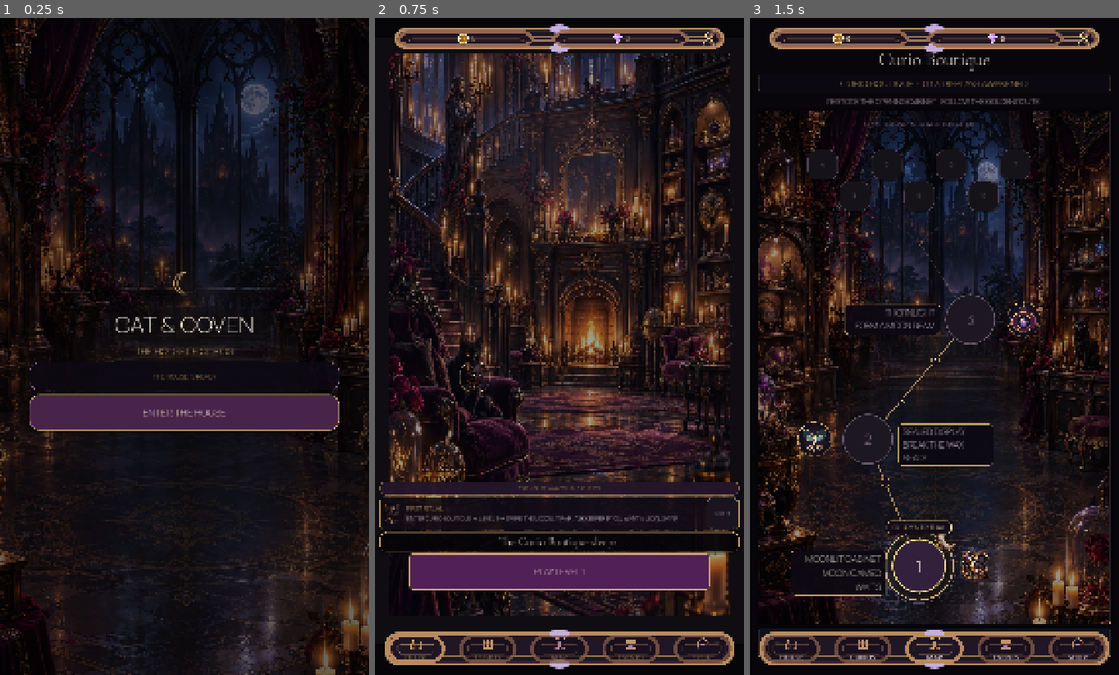
Above: before the commit, frames 1-3 (left to right).
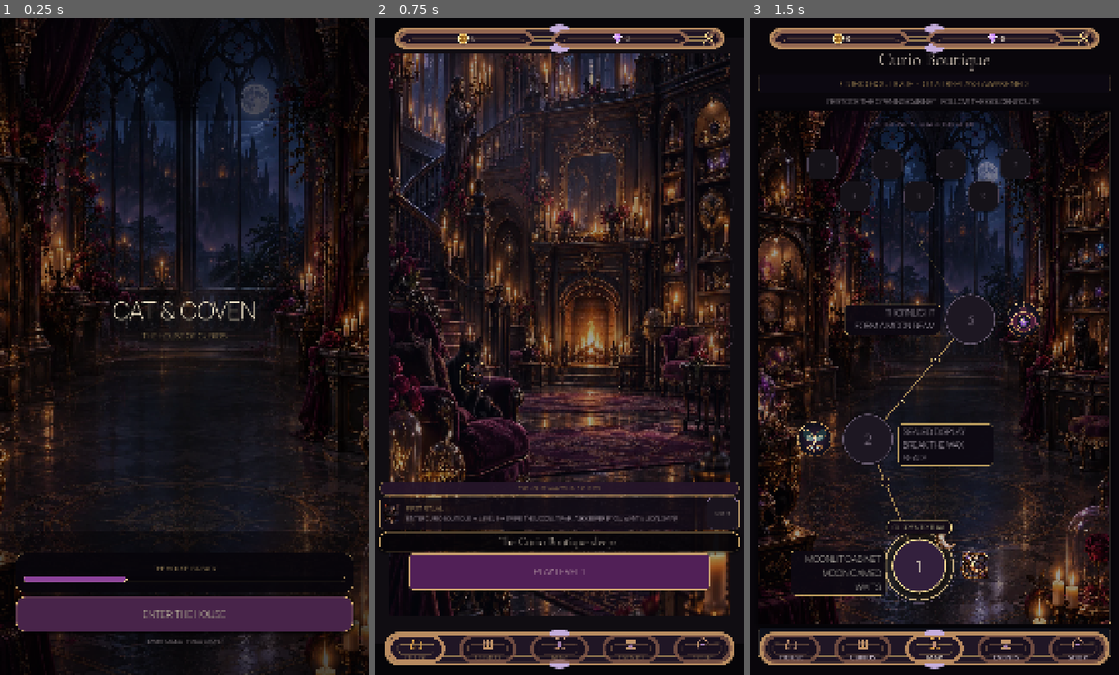
Above: after the commit, the same moments.

Repository: Jay-prodesign/akilta-match3
Game: Godot game, scene res://src/app/app_bootstrap.tscn
Two runs of this game, one before a commit and one after it. Both use one fixed random seed, a clock stepped at 60 frames per second and the inputs below.
Inputs:
- Up to frame 1 (0.25 s): no input
- Up to frame 2 (0.75 s): click "ENTER THE HOUSE" at 0.5 s
- Up to frame 3 (1.5 s): click "PLAY LEVEL 1" at 1.25 s

The runs differ from the first frame. In frame 1, 14% of the frame differs, in the area x 0-100%, y 15-100%; in frame 2, nothing differs; in frame 3, nothing differs.

Commit message:
Recompose Splash around moonlit House entry and branded gate

Diff:
--- a/src/ui/splash/splash_screen.tscn
+++ b/src/ui/splash/splash_screen.tscn
@@ -22,7 +22,7 @@
 border_width_top = 2
 border_width_right = 2
 border_width_bottom = 2
-border_color = Color(0.835, 0.678, 0.439, 1)
+border_color = Color(0.953, 0.82, 0.55, 1)
 corner_radius_top_left = 28
 corner_radius_top_right = 28
 corner_radius_bottom_right = 28
@@ -43,20 +43,44 @@
 corner_radius_bottom_left = 28
 
 [sub_resource type="StyleBoxFlat" id="BootPanel"]
-bg_color = Color(0.051, 0.035, 0.071, 0.82)
+bg_color = Color(0.028, 0.019, 0.041, 0.9)
 border_width_left = 1
 border_width_top = 1
 border_width_right = 1
 border_width_bottom = 1
-border_color = Color(0.608, 0.435, 0.651, 0.58)
-corner_radius_top_left = 28
-corner_radius_top_right = 28
-corner_radius_bottom_right = 28
-corner_radius_bottom_left = 28
-content_margin_left = 18.0
-content_margin_top = 12.0
-content_margin_right = 18.0
-content_margin_bottom = 12.0
+border_color = Color(0.831, 0.678, 0.439, 0.48)
+corner_radius_top_left = 24
+corner_radius_top_right = 24
+corner_radius_bottom_right = 24
+corner_radius_bottom_left = 24
+content_margin_left = 22.0
+content_margin_top = 14.0
+content_margin_right = 22.0
+content_margin_bottom = 14.0
+
+[sub_resource type="StyleBoxFlat" id="BootTrack"]
+bg_color = Color(0.025, 0.018, 0.035, 0.92)
+border_width_left = 1
+border_width_top = 1
+border_width_right = 1
+border_width_bottom = 1
+border_color = Color(0.831, 0.678, 0.439, 0.46)
+corner_radius_top_left = 9
+corner_radius_top_right = 9
+corner_radius_bottom_right = 9
+corner_radius_bottom_left = 9
+
+[sub_resource type="StyleBoxFlat" id="BootFill"]
+bg_color = Color(0.545, 0.257, 0.604, 1)
+border_width_left = 1
+border_width_top = 1
+border_width_right = 1
+border_width_bottom = 1
+border_color = Color(0.969, 0.824, 0.561, 0.95)
+corner_radius_top_left = 8
+corner_radius_top_right = 8
+corner_radius_bottom_right = 8
+corner_radius_bottom_left = 8
 
 [node name="SplashScreen" type="Control"]
 layout_mode = 3
@@ -85,42 +109,81 @@
 anchor_bottom = 1.0
 grow_horizontal = 2
 grow_vertical = 2
-color = Color(0.018, 0.012, 0.026, 0.44)
+mouse_filter = 2
+color = Color(0.012, 0.009, 0.02, 0.22)
+
+[node name="TopVeil" type="ColorRect" parent="."]
+layout_mode = 1
+anchors_preset = 10
+anchor_right = 1.0
+offset_bottom = 300.0
+grow_horizontal = 2
+mouse_filter = 2
+color = Color(0.012, 0.009, 0.02, 0.38)
+
+[node name="BottomVeil" type="ColorRect" parent="."]
+layout_mode = 1
+anchors_preset = 12
+anchor_top = 1.0
+anchor_right = 1.0
+anchor_bottom = 1.0
+offset_top = -420.0
+grow_horizontal = 2
+grow_vertical = 0
+mouse_filter = 2
+color = Color(0.012, 0.009, 0.02, 0.48)
 
 [node name="Layout" type="VBoxContainer" parent="."]
 layout_mode = 1
 anchors_preset = 15
-anchor_left = 0.08
-anchor_top = 0.16
-anchor_right = 0.92
-anchor_bottom = 0.84
-grow_horizontal = 2
-grow_vertical = 2
-theme_override_constants/separation = 13
+anchor_right = 1.0
+anchor_bottom = 1.0
+offset_left = 46.0
+offset_top = 58.0
+offset_right = -46.0
+offset_bottom = -54.0
+grow_horizontal = 2
+grow_vertical = 2
+theme_override_constants/separation = 10
 alignment = 1
 
+[node name="TopSpacer" type="Control" parent="Layout"]
+custom_minimum_size = Vector2(0, 34)
+layout_mode = 2
+size_flags_vertical = 3
+mouse_filter = 2
+
+[node name="BrandSeal" type="TextureRect" parent="Layout"]
+custom_minimum_size = Vector2(132, 132)
+layout_mode = 2
+size_flags_horizontal = 4
+mouse_filter = 2
+expand_mode = 1
+stretch_mode = 5
+
 [node name="MoonMark" type="Label" parent="Layout"]
+visible = false
 layout_mode = 2
 theme_override_colors/font_color = Color(0.835, 0.678, 0.439, 1)
-theme_override_font_sizes/font_size = 88
+theme_override_font_sizes/font_size = 84
 text = "☾"
 horizontal_alignment = 1
 
 [node name="Brand" type="Label" parent="Layout"]
 layout_mode = 2
-theme_override_colors/font_color = Color(0.985, 0.94, 0.86, 1)
-theme_override_colors/font_outline_color = Color(0.015, 0.01, 0.022, 0.98)
-theme_override_constants/outline_size = 7
-theme_override_font_sizes/font_size = 68
+theme_override_colors/font_color = Color(0.992, 0.936, 0.82, 1)
+theme_override_colors/font_outline_color = Color(0.012, 0.009, 0.02, 0.98)
+theme_override_constants/outline_size = 6
+theme_override_font_sizes/font_size = 70
 text = "CAT & COVEN"
 horizontal_alignment = 1
 
 [node name="Subtitle" type="Label" parent="Layout"]
 layout_mode = 2
-theme_override_colors/font_color = Color(0.92, 0.78, 0.52, 1)
-theme_override_colors/font_outline_color = Color(0.015, 0.01, 0.022, 0.96)
-theme_override_constants/outline_size = 5
-theme_override_font_sizes/font_size = 28
+theme_override_colors/font_color = Color(0.929, 0.797, 0.545, 1)
+theme_override_colors/font_outline_color = Color(0.012, 0.009, 0.02, 0.96)
+theme_override_constants/outline_size = 3
+theme_override_font_sizes/font_size = 24
 text = "THE HOUSE OF CURIOS"
 horizontal_alignment = 1
 
@@ -128,15 +191,19 @@
 visible = false
 layout_mode = 2
 theme_override_colors/font_color = Color(0.94, 0.88, 0.86, 1)
-theme_override_colors/font_outline_color = Color(0.015, 0.01, 0.022, 0.98)
-theme_override_constants/outline_size = 5
-theme_override_font_sizes/font_size = 22
-text = "The House remembers what you restore.\nWake the first relic."
+theme_override_font_sizes/font_size = 20
+text = "The House remembers what you restore."
 horizontal_alignment = 1
 autowrap_mode = 2
 
+[node name="WorldSpacer" type="Control" parent="Layout"]
+custom_minimum_size = Vector2(0, 150)
+layout_mode = 2
+size_flags_vertical = 3
+mouse_filter = 2
+
 [node name="BootState" type="PanelContainer" parent="Layout"]
-custom_minimum_size = Vector2(0, 82)
+custom_minimum_size = Vector2(0, 116)
 layout_mode = 2
 theme_override_styles/panel = SubResource("BootPanel")
 
@@ -147,21 +214,29 @@
 
 [node name="Progress" type="Label" parent="Layout/BootState/StateContent"]
 layout_mode = 2
-theme_override_colors/font_color = Color(0.835, 0.678, 0.439, 1)
+theme_override_colors/font_color = Color(0.949, 0.816, 0.545, 1)
 theme_override_colors/font_outline_color = Color(0.015, 0.01, 0.022, 0.96)
-theme_override_constants/outline_size = 4
+theme_override_constants/outline_size = 2
 theme_override_font_sizes/font_size = 20
 text = "WAKING THE HOUSE…"
 horizontal_alignment = 1
 
+[node name="LoadTrack" type="ProgressBar" parent="Layout/BootState/StateContent"]
+custom_minimum_size = Vector2(0, 18)
+layout_mode = 2
+show_percentage = false
+value = 32.0
+theme_override_styles/background = SubResource("BootTrack")
+theme_override_styles/fill = SubResource("BootFill")
+
 [node name="RecoveryMessage" type="Label" parent="Layout/BootState/StateContent"]
 visible = false
+custom_minimum_size = Vector2(0, 48)
 layout_mode = 2
 theme_override_colors/font_color = Color(0.94, 0.88, 0.86, 1)
 theme_override_colors/font_outline_color = Color(0.015, 0.01, 0.022, 0.96)
-theme_override_constants/outline_size = 3
-custom_minimum_size = Vector2(0, 48)
-theme_override_font_sizes/font_size = 19
+theme_override_constants/outline_size = 2
+theme_override_font_sizes/font_size = 18
 text = "A local save issue was recovered."
 horizontal_alignment = 1
 autowrap_mode = 2
@@ -169,12 +244,30 @@
 [node name="Enter" type="Button" parent="Layout"]
 custom_minimum_size = Vector2(0, 104)
 layout_mode = 2
-theme_override_colors/font_color = Color(0.957, 0.898, 0.788, 1)
-theme_override_colors/font_hover_color = Color(1, 0.945, 0.851, 1)
-theme_override_colors/font_disabled_color = Color(0.906, 0.824, 0.737, 1)
+theme_override_colors/font_color = Color(0.988, 0.933, 0.831, 1)
+theme_override_colors/font_hover_color = Color(1, 0.965, 0.875, 1)
+theme_override_colors/font_disabled_color = Color(0.74, 0.67, 0.7, 1)
+theme_override_colors/font_outline_color = Color(0.012, 0.009, 0.02, 0.94)
+theme_override_constants/outline_size = 2
 theme_override_font_sizes/font_size = 29
 theme_override_styles/normal = SubResource("EnterNormal")
 theme_override_styles/hover = SubResource("EnterHover")
 theme_override_styles/pressed = SubResource("EnterHover")
 theme_override_styles/disabled = SubResource("EnterDisabled")
 text = "ENTER THE HOUSE"
+
+[node name="Tagline" type="Label" parent="Layout"]
+custom_minimum_size = Vector2(0, 34)
+layout_mode = 2
+theme_override_colors/font_color = Color(0.839, 0.776, 0.795, 1)
+theme_override_colors/font_outline_color = Color(0.012, 0.009, 0.02, 0.92)
+theme_override_constants/outline_size = 2
+theme_override_font_sizes/font_size = 17
+text = "EVERY OBJECT HAS A STORY."
+horizontal_alignment = 1
+vertical_alignment = 1
+
+[node name="BottomSpacer" type="Control" parent="Layout"]
+custom_minimum_size = Vector2(0, 18)
+layout_mode = 2
+mouse_filter = 2
Not shown: 1 places in src/ui/splash/splash_screen.tscn that only renumber resources
